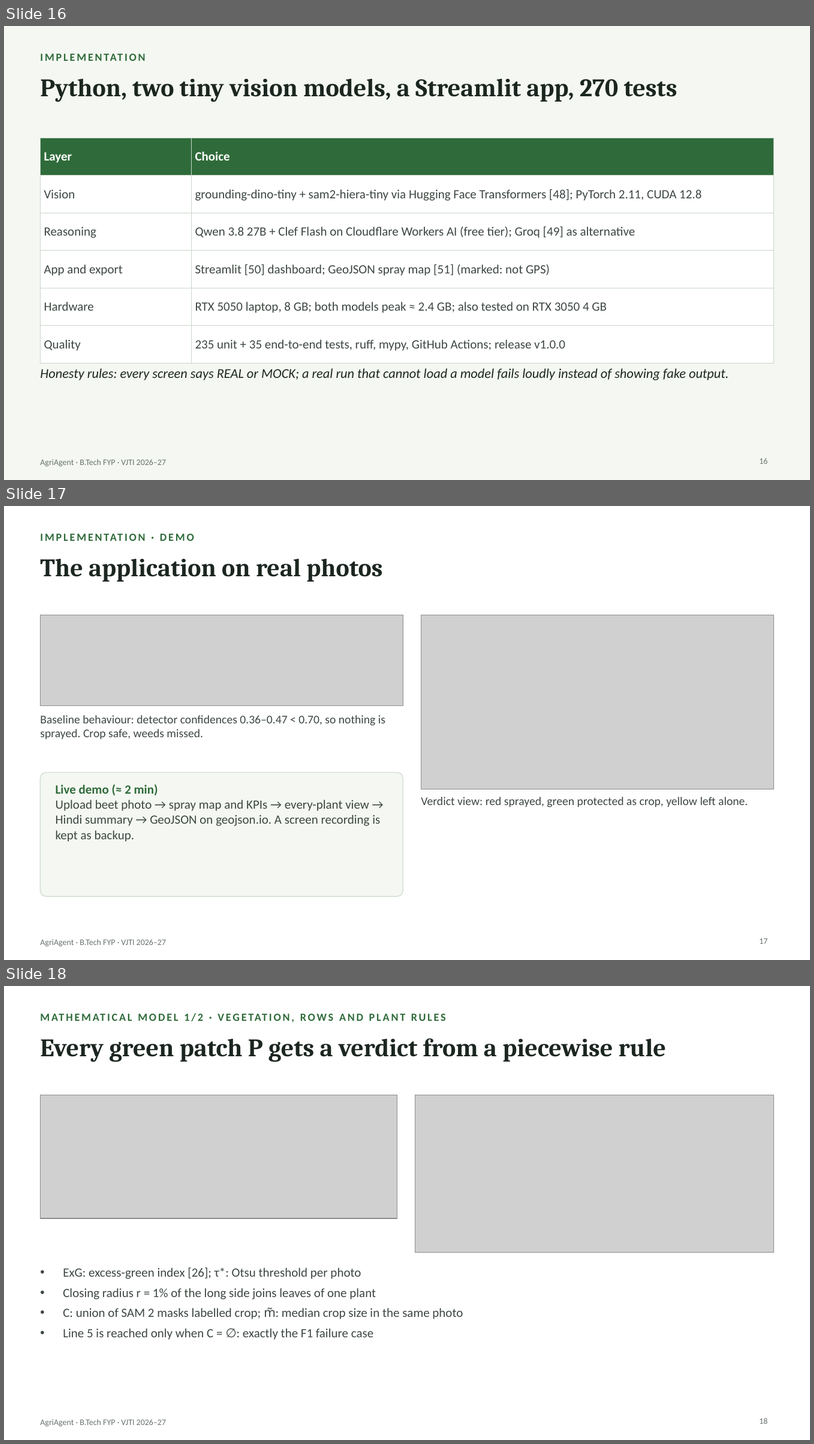
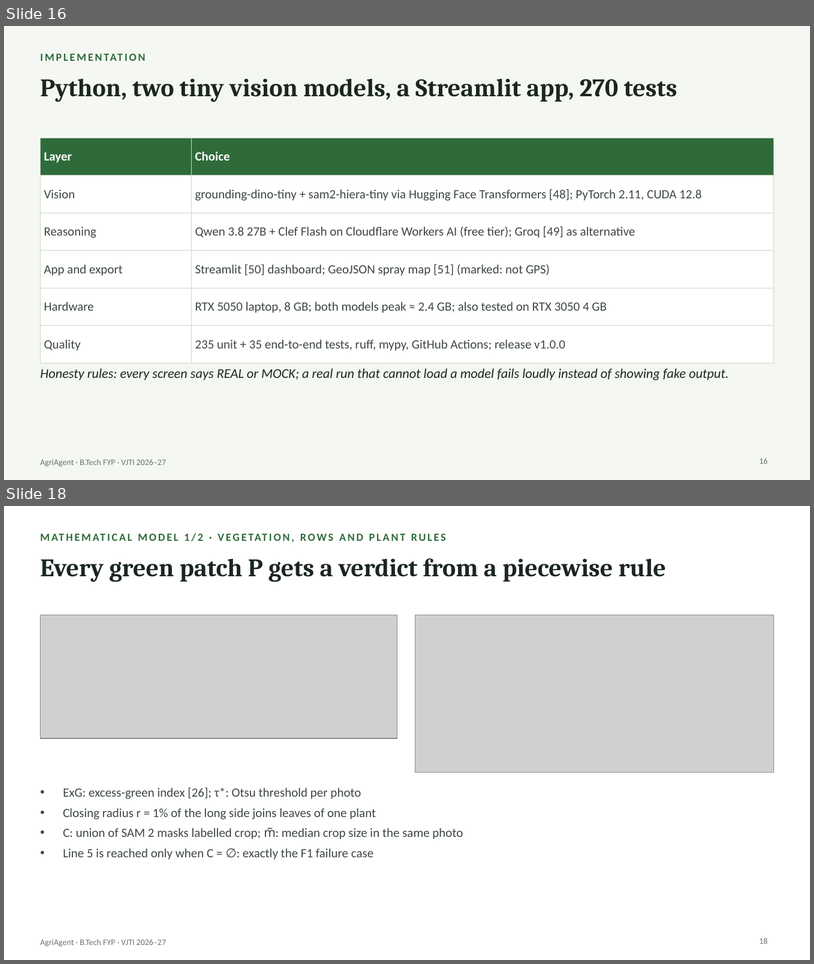
Before and after one commit to Chaitanya-666/agriAgent, a slide deck: docs/slides/AgriAgent_FYP_Presentation.pptx. Shown one above the other, each under a label of ours: slides 16, 17 and 18 before the commit, slides 16 and 18 after it; the slides between them are not shown. The pictures are 814x1444 and 814x964 pixels, drawn with LibreOffice and Linux fonts; fonts in the diff are those of the drawing; grey boxes stand for pictures. Boxes give left, top, right and bottom in pixels: in the first picture for what was removed or moved away, otherwise in the second. Text is boxed around its words. In the diff, an @@ line names an element or a change of style, - is before the commit and + after.

```diff
--- a/docs/slides/AgriAgent_FYP_Presentation.pptx
+++ b/docs/slides/AgriAgent_FYP_Presentation.pptx
@@ slide 17 removed at (4,506,810,960), background #FFFFFF; not listed: 1 template element that a slide beside it also shows @@
@@ text removed at (40,527,774,547) @@
-IMPLEMENTATION · DEMO
@@ text removed at (40,558,383,582) @@
-The application on real photos
@@ picture removed at (40,615,403,706) @@
@@ picture removed at (422,615,774,789) @@
@@ text removed at (40,715,386,739) @@
-Baseline behaviour: detector confidences 0.36–0.47 < 0.70, so nothing is sprayed. Crop safe, weeds missed.
@@ rounded rectangle removed at (40,772,403,896) @@
@@ text removed at (56,784,380,841) @@
-Live demo (≈ 2 min)
-Upload beet photo → spray map and KPIs → every-plant view → Hindi summary → GeoJSON on geojson.io. A screen recording is kept as backup.
@@ text removed at (421,796,748,807) @@
-Verdict view: red sprayed, green protected as crop, yellow left alone.
@@ page number removed at (759,938,768,943) @@
-17
```
Also in this commit, not shown: 1 slide added, 11 other files.
